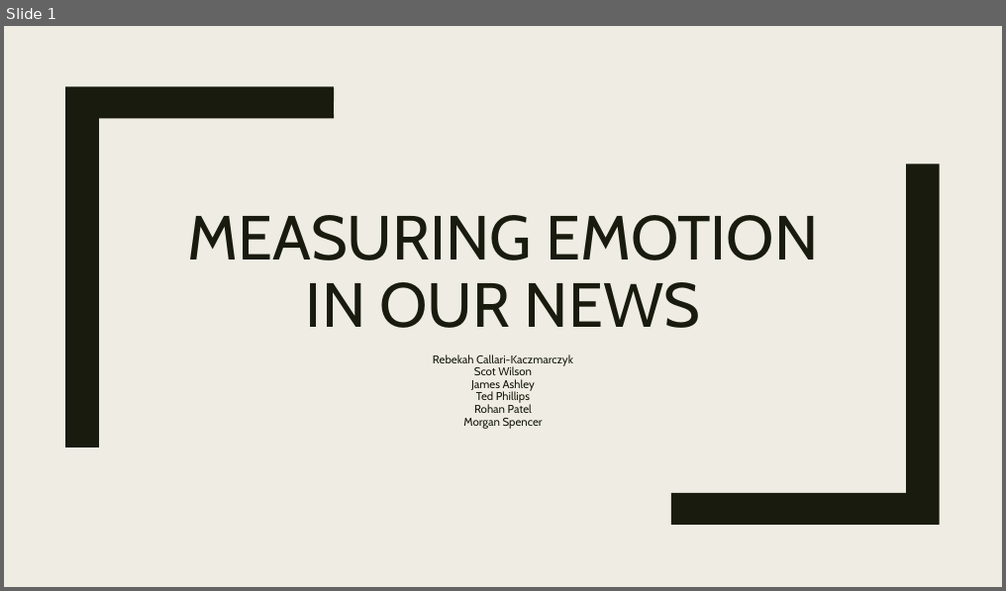
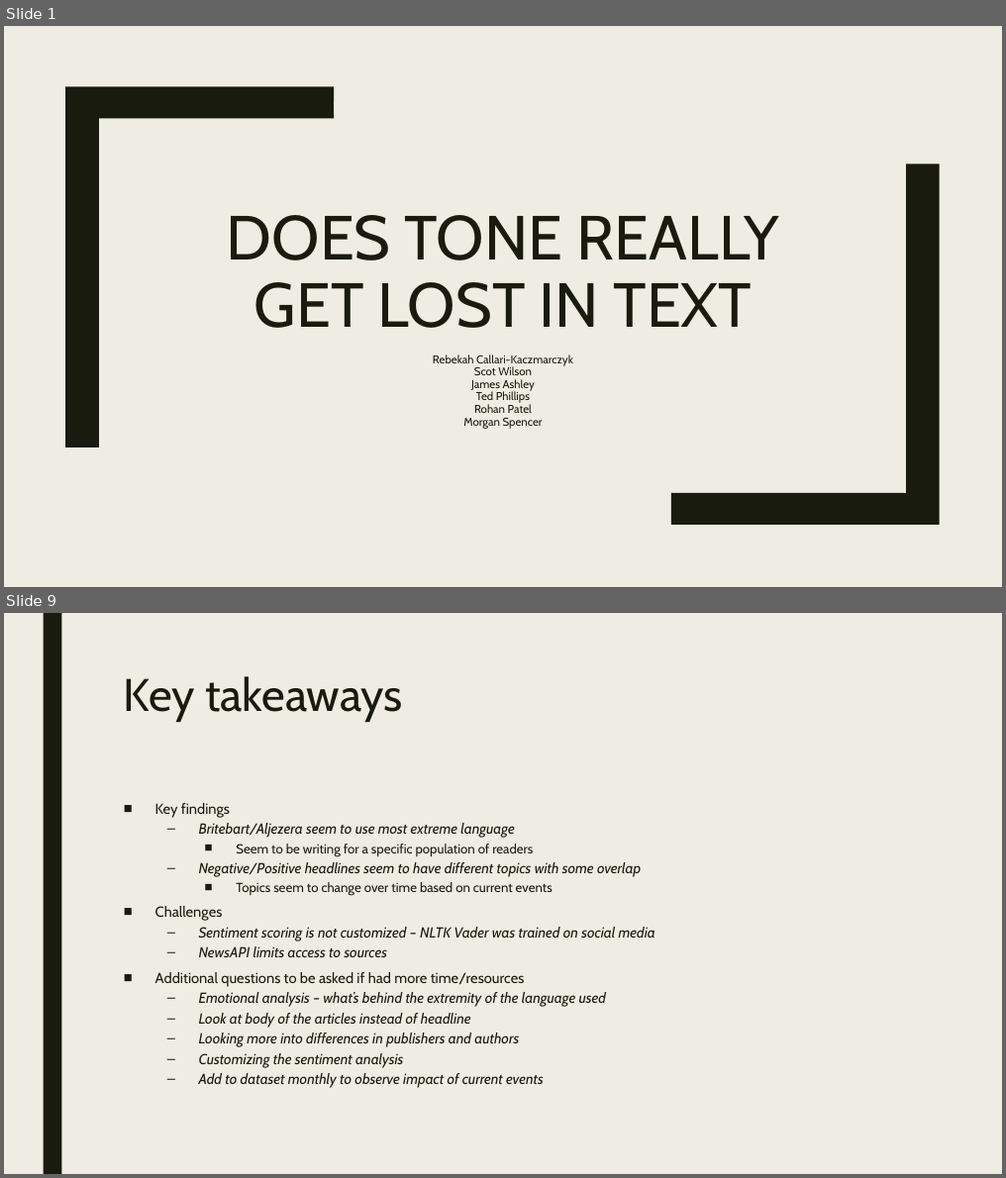
Before and after one commit to James-Ashley/sentiment_analysis, a slide deck: Group_project_deck.pptx. Shown one above the other, each under a label of ours: slide 1 before the commit, slides 1 and 9 after it; the slides between them are not shown. The pictures are 1006x591 and 1006x1178 pixels, drawn with LibreOffice and Linux fonts; fonts in the diff are those of the drawing; background and template pictures are left out. Boxes give left, top, right and bottom in pixels: in the first picture for what was removed or moved away, otherwise in the second. Text is boxed around its words. In the diff, an @@ line names an element or a change of style, - is before the commit and + after.

```diff
--- a/Group_project_deck.pptx
+++ b/Group_project_deck.pptx
@@ slide 9 added at (x1=4, y1=613, x2=1002, y2=1174), background #EFEDE3 @@
@@ rectangle added at (x1=43, y1=613, x2=61, y2=1174), fill #191B0E @@
@@ title added at (x1=124, y1=676, x2=403, y2=722), 44 pt, text #191B0E @@
+Key takeaways
@@ text added at (x1=155, y1=803, x2=655, y2=1088), 14 pt, text #191B0E, italic @@
+■ Key findings
+  – Britebart/Aljezera seem to use most extreme language
+    ■ Seem to be writing for a specific population of readers
+  – Negative/Positive headlines seem to have different topics with some overlap
+    ■ Topics seem to change over time based on current events
+■ Challenges
+  – Sentiment scoring is not customized – NLTK Vader was trained on social media
+  – NewsAPI limits access to sources
+■ Additional questions to be asked if had more time/resources
+  – Emotional analysis – what’s behind the extremity of the language used
+  – Look at body of the articles instead of headline
+  – Looking more into differences in publishers and authors
+  – Customizing the sentiment analysis
+  – Add to dataset monthly to observe impact of current events
@@ slide 1 changed as well @@
@@ rectangle added at (x1=4, y1=26, x2=1002, y2=586), fill #EFEDE3 at 92% opacity @@
@@ title at (x1=227, y1=215, x2=779, y2=328): text changed @@
-MEASURING EMOTION IN OUR NEWS
+DOES TONE REALLY GET LOST IN TEXT
```
Also in this commit, not shown: 3 other slides changed, 7 other slides added, 5 slides removed.
